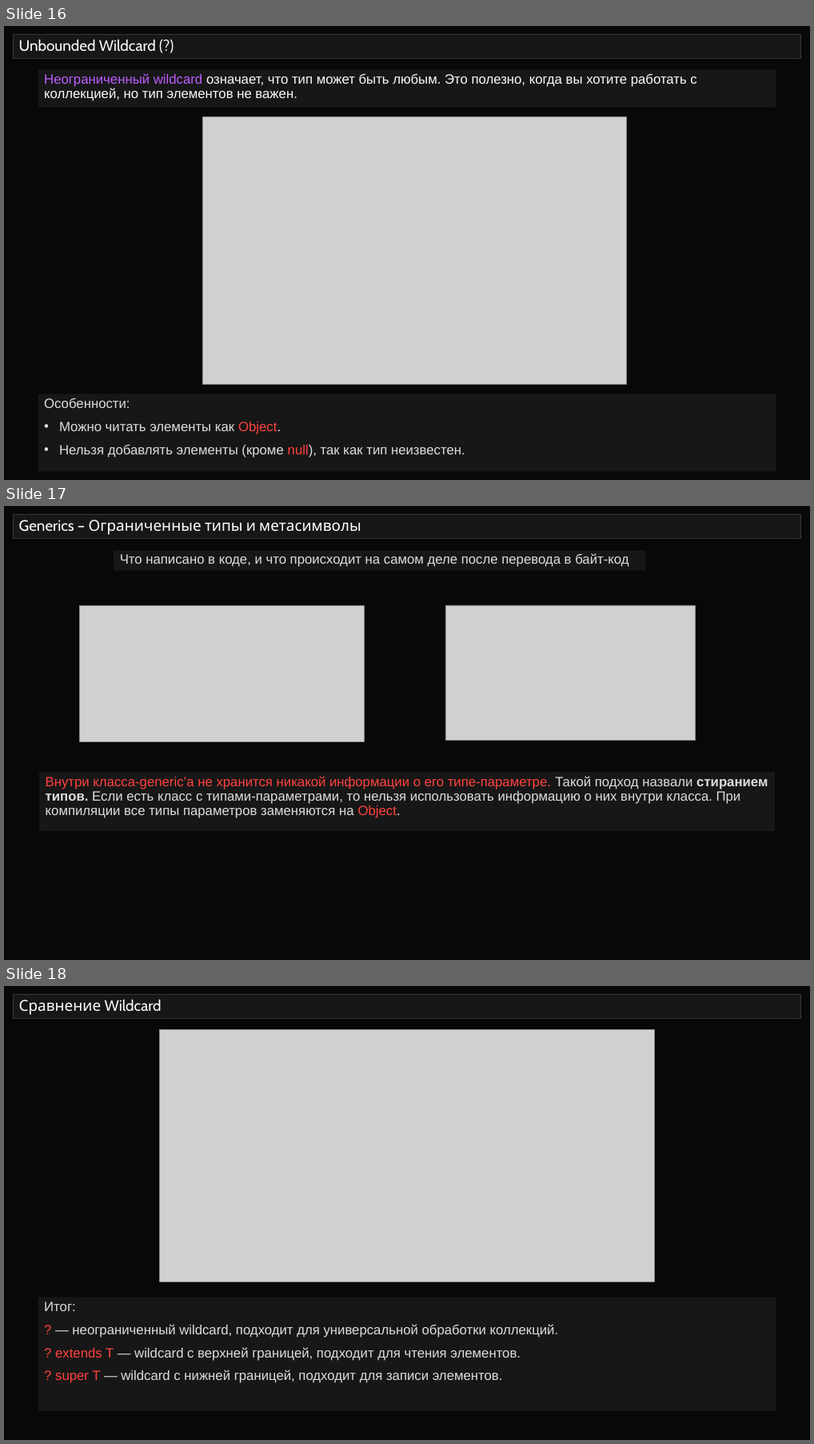
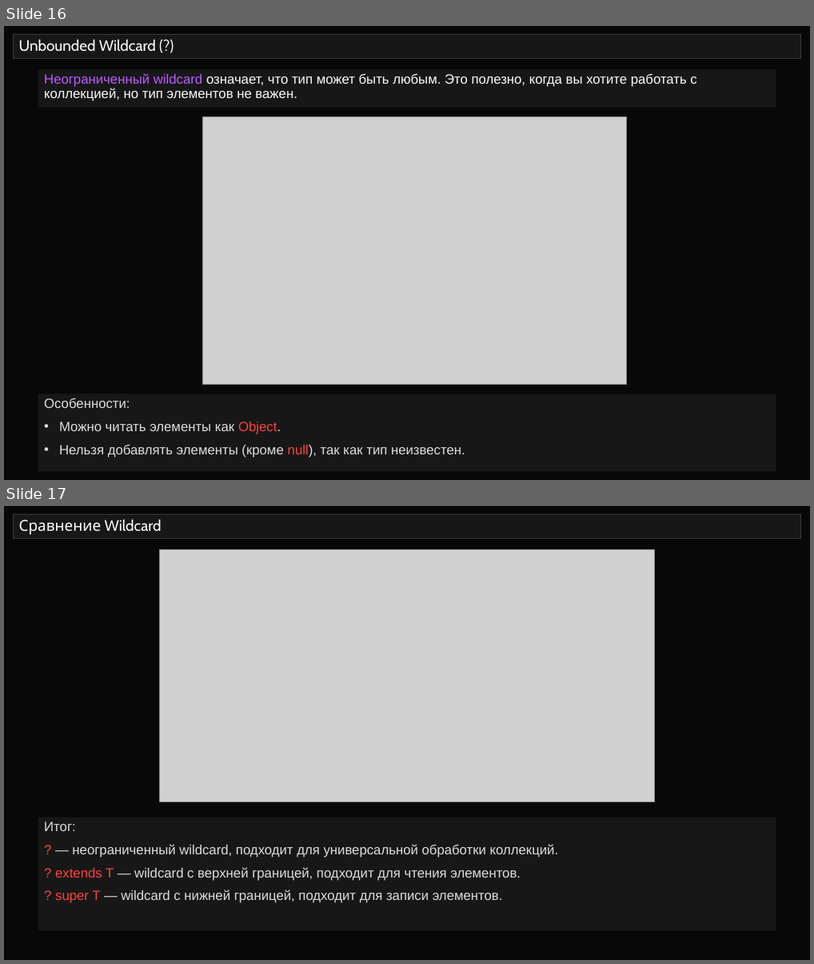
Before and after one commit to semusv/SIB_collect, a slide deck: Коллекции_v4.pptx. Shown one above the other, each under a label of ours: slides 16, 17 and 18 before the commit, slides 16 and 17 after it. The pictures are 814x1444 and 814x964 pixels, drawn with LibreOffice and Linux fonts; fonts in the diff are those of the drawing; grey boxes stand for pictures. Boxes give left, top, right and bottom in pixels: in the first picture for what was removed or moved away, otherwise in the second. Text is boxed around its words. In the diff, an @@ line names an element or a change of style, - is before the commit and + after.

```diff
--- a/Коллекции_v4.pptx
+++ b/Коллекции_v4.pptx
@@ slide 17 removed at (4, 506, 810, 960), background #080808 @@
@@ title removed at (13, 515, 802, 539) @@
-Generics – Ограниченные типы и метасимволы
@@ rectangle removed at (114, 550, 646, 570) @@
-Что написано в коде, и что происходит на самом деле после перевода в байт-код
@@ picture removed at (80, 606, 365, 741) @@
@@ picture removed at (446, 605, 696, 740) @@
@@ rectangle removed at (39, 772, 774, 831) @@
-Внутри класса-generic’а не хранится никакой информации о его типе-параметре. Такой подход назвали стиранием типов. Если есть класс с типами-параметрами, то нельзя использовать информацию о них внутри класса. При компиляции все типы параметров заменяются на Object.
@@ what was slide 18 is now slide 17 @@
```
Also in this commit, not shown: 3 slides changed, 5 other files.
